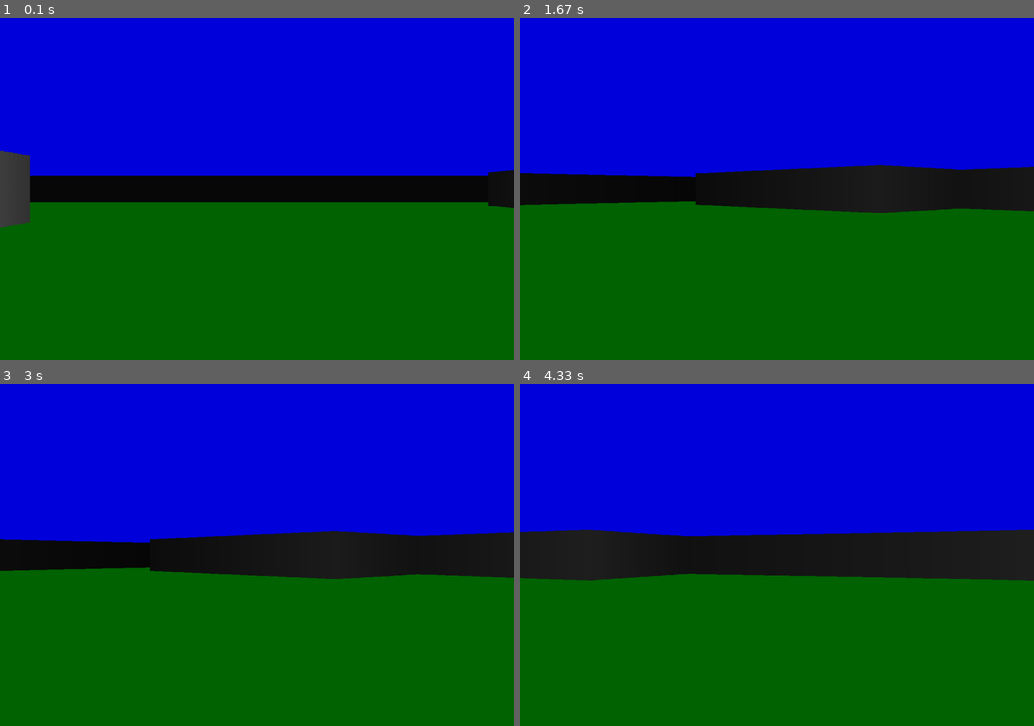
Above: before the commit, frames 1-4 (two rows, left to right).
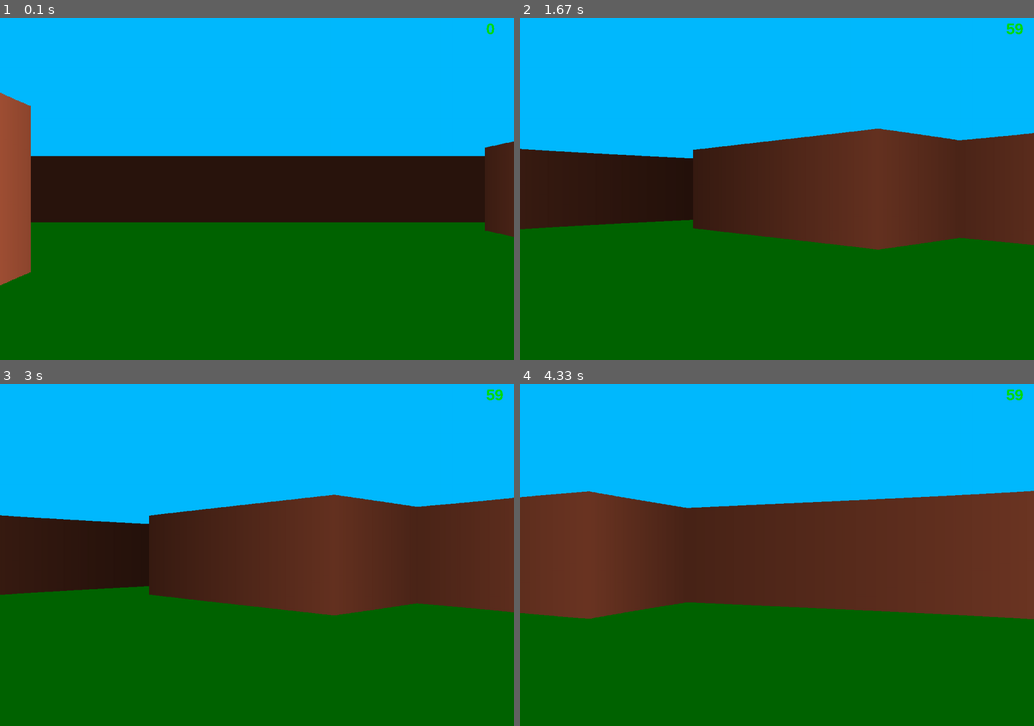
Above: after the commit, the same moments.

Repository: sunbro1337/python_real_time_rendering
Game: pygame game, started from ray_casting_doom/main.py
The game is run twice, just before and just after one commit, with the same random seed, the same clock (stepped at 60 frames per second) and the same inputs.
Inputs:
- Up to frame 1 (0.1 s): no input
- Up to frame 2 (1.67 s): hold Right 0.33-0.8 s; hold Right 0.83-1.3 s; hold Left from 1.33 s (still down); hold A from 1.33 s (still down)
- Up to frame 3 (3 s): release Left at 1.87 s; release A at 1.87 s; hold Left 1.9-2.3 s; hold A 1.9-2.3 s; hold Right 2.33-2.97 s; hold D 2.33-2.97 s
- Up to frame 4 (4.33 s): hold Left 3-3.47 s; hold A 3-3.47 s; hold Right 3.5-3.97 s; hold D 3.5-3.97 s; hold Right from 4 s (still down); hold D from 4 s (still down)

The runs differ from the first frame. In frame 1, 61% of the frame differs, in the area x 0-100%, y 0-79%; in frame 2, 64%; in frame 3, 64%; in frame 4, 66%, in the area x 0-100%, y 0-69%.

Commit message:
raycasting optimization

Diff:
--- a/ray_casting_doom/main.py
+++ b/ray_casting_doom/main.py
@@ -3,13 +3,14 @@
 
 from settings import *
 from player import Player
+from render import Render
 from map import world_map
-from ray_casting import ray_casting
 
 pygame.init()
 sc = pygame.display.set_mode((ScreenConfig.WIDTH, ScreenConfig.HEIGHT))
 clock = pygame.time.Clock()
 player = Player(PlayerConfig.player_pos, PlayerConfig.player_angle, PlayerConfig.player_speed)
+render = Render(sc)
 
 while True:
     for event in pygame.event.get():
@@ -19,11 +20,9 @@
 
     sc.fill(ColorRGB.BLACK)
 
-    # Drawing sky and earth
-    pygame.draw.rect(sc, ColorRGB.BLUE, (0, 0, ScreenConfig.WIDTH, ScreenConfig.HALF_HEIGHT))
-    pygame.draw.rect(sc, ColorRGB.DARK_GREEN, (0, ScreenConfig.HALF_HEIGHT, ScreenConfig.WIDTH, ScreenConfig.HALF_HEIGHT))
-
-    ray_casting(sc, player.get_pos, player.angle)
+    render.draw_background()
+    render.draw_world(player.get_pos, player.angle)
+    render.show_fps(clock)
 
     # pygame.draw.circle(sc, ColorRGB.GREEN, player.get_pos, 12)
     # pygame.draw.line(sc, ColorRGB.GREEN, player.get_pos,
@@ -32,7 +31,6 @@
     #                      player.y + ScreenConfig.WIDTH * math.sin(player.angle)
     #                  ),
     #                  )
-
     # for x,y in world_map:
     #     pygame.draw.rect(sc, ColorRGB.DARK_GRAY, (x, y, ScreenConfig.TILE, ScreenConfig.TILE), 2)
 
--- a/ray_casting_doom/ray_casting.py
+++ b/ray_casting_doom/ray_casting.py
@@ -5,24 +5,66 @@
 from settings import *
 from map import world_map
 
+# Old low performance but simple
+# def ray_cast(sc, player_pos, player_angle):
+#     current_angle = player_angle - RayCastingConfig.HALF_FOV
+#     xo, yo = player_pos
+#     for ray in range(RayCastingConfig.NUM_RAYS):
+#         sin_a = math.sin(current_angle)
+#         cos_a = math.cos(current_angle)
+#         for depth in range(RayCastingConfig.MAX_DEPTH):
+#             x = xo + depth * cos_a
+#             y = yo + depth * sin_a
+#             # pygame.draw.line(sc, ColorRGB.DARK_GRAY, player_pos, (x, y), 2)
+#             if (x // ScreenConfig.TILE * ScreenConfig.TILE, y // ScreenConfig.TILE * ScreenConfig.TILE) in world_map:
+#                 depth *= math.cos(player_angle - current_angle) # fix fish eye effect
+#                 if depth <= 0:
+#                     depth = 1
+#                 proj_height = RayCastingConfig.PROJ_COEF / depth
+#                 color_element = 255 / (1 + depth * depth * 0.00002)
+#                 final_color = (color_element, color_element // 2, color_element // 3)
+#                 pygame.draw.rect(sc, final_color, (ray * RayCastingConfig.SCALE, ScreenConfig.HALF_HEIGHT - proj_height // 2, RayCastingConfig.SCALE, proj_height))
+#                 break
+#         current_angle += RayCastingConfig.DELTA_ANGLE
 
-def ray_casting(sc, player_pos, player_angle):
+
+def mapping(a, b):
+    return (a // ScreenConfig.TILE) * ScreenConfig.TILE, (b // ScreenConfig.TILE) * ScreenConfig.TILE
+
+
+def ray_cast(sc, player_pos, player_angle):
+    ox, oy = player_pos
+    xm, ym = mapping(ox, oy)
     current_angle = player_angle - RayCastingConfig.HALF_FOV
-    xo, yo = player_pos
     for ray in range(RayCastingConfig.NUM_RAYS):
         sin_a = math.sin(current_angle)
         cos_a = math.cos(current_angle)
-        for depth in range(RayCastingConfig.MAX_DEPTH):
-            x = xo + depth * cos_a
-            y = yo + depth * sin_a
-            # pygame.draw.line(sc, ColorRGB.DARK_GRAY, player_pos, (x, y), 2)
-            if (x // ScreenConfig.TILE * ScreenConfig.TILE, y // ScreenConfig.TILE * ScreenConfig.TILE) in world_map:
-                depth *= math.cos(player_angle - current_angle) # fix fish eye effect
-                if depth <= 0:
-                    depth = 1
-                proj_height = RayCastingConfig.PROJ_COEF / depth
-                color_element = 255 / (1 + depth * depth * 0.0001)
-                final_color = (color_element, color_element, color_element)
-                pygame.draw.rect(sc, final_color, (ray * RayCastingConfig.SCALE, ScreenConfig.HALF_HEIGHT - proj_height // 2, RayCastingConfig.SCALE, proj_height))
+
+        # verticals
+        x, dx = (xm + ScreenConfig.TILE, 1) if cos_a >= 0 else (xm, -1)
+        for i in range(0, ScreenConfig.WIDTH, ScreenConfig.TILE):
+            depth_h = (x - ox) / cos_a
+            y = oy + depth_h * sin_a
+            if mapping(x + dx, y) in world_map:
                 break
+            x += dx * ScreenConfig.TILE
+
+        # horizontals
+        y, dy = (ym + ScreenConfig.TILE, 1) if sin_a >= 0 else (ym, -1)
+        for i in range(0, ScreenConfig.HEIGHT, ScreenConfig.TILE):
+            depth_v = (y - oy) / sin_a
+            x = ox + depth_v * cos_a
+            if mapping(x, y + dy) in world_map:
+                break
+            y += dy * ScreenConfig.TILE
+
+        # projection
+        depth = depth_v if depth_v < depth_h else depth_h
+        depth *= math.cos(player_angle - current_angle)  # fix fish eye effect
+        if depth <= 0:
+            depth = 1
+        proj_height = RayCastingConfig.PROJ_COEF / depth
+        color_element = 255 / (1 + depth * depth * 0.00002)
+        final_color = (color_element, color_element // 2, color_element // 3)
+        pygame.draw.rect(sc, final_color, (ray * RayCastingConfig.SCALE, ScreenConfig.HALF_HEIGHT - proj_height // 2, RayCastingConfig.SCALE, proj_height))
         current_angle += RayCastingConfig.DELTA_ANGLE
--- a/ray_casting_doom/render.py
+++ b/ray_casting_doom/render.py
@@ -0,0 +1,24 @@
+import pygame
+from settings import *
+from ray_casting import ray_cast
+
+
+
+class Render:
+    def __init__(self, sc):
+        self.sc = sc
+        self.font = pygame.font.SysFont('Arial', 36, bold=True)
+
+    def draw_background(self):
+        # Drawing sky and earth
+        pygame.draw.rect(self.sc, ColorRGB.SKY_BLUE, (0, 0, ScreenConfig.WIDTH, ScreenConfig.HALF_HEIGHT))
+        pygame.draw.rect(self.sc, ColorRGB.DARK_GREEN,
+                         (0, ScreenConfig.HALF_HEIGHT, ScreenConfig.WIDTH, ScreenConfig.HALF_HEIGHT))
+
+    def draw_world(self, plater_pos, player_angle):
+        ray_cast(self.sc, plater_pos, player_angle)
+
+    def show_fps(self, clock):
+        display_fps = str(int(clock.get_fps()))
+        render_font = self.font.render(display_fps, 0, ColorRGB.GREEN)
+        self.sc.blit(render_font, (ScreenConfig.FPS_POSITION))
--- a/ray_casting_doom/settings.py
+++ b/ray_casting_doom/settings.py
@@ -9,13 +9,14 @@
     HALF_HEIGHT = HEIGHT // 2
     FPS_60 = 60
     TILE = 100
+    FPS_POSITION = WIDTH - 65, 5
 
 
 # ray casting settings
 class RayCastingConfig:
     FOV = math.pi / 3
     HALF_FOV = FOV / 2
-    NUM_RAYS = 120
+    NUM_RAYS = 300
     MAX_DEPTH = 800
     DELTA_ANGLE = FOV / NUM_RAYS
     DIST = NUM_RAYS / (2 * math.tan(HALF_FOV))
@@ -40,3 +41,4 @@
     DARK_GRAY = (110, 110, 110)
     PURPLE = (120, 0, 120)
     DARK_GREEN = (0, 100, 0)
+    SKY_BLUE = (0, 186, 255)
